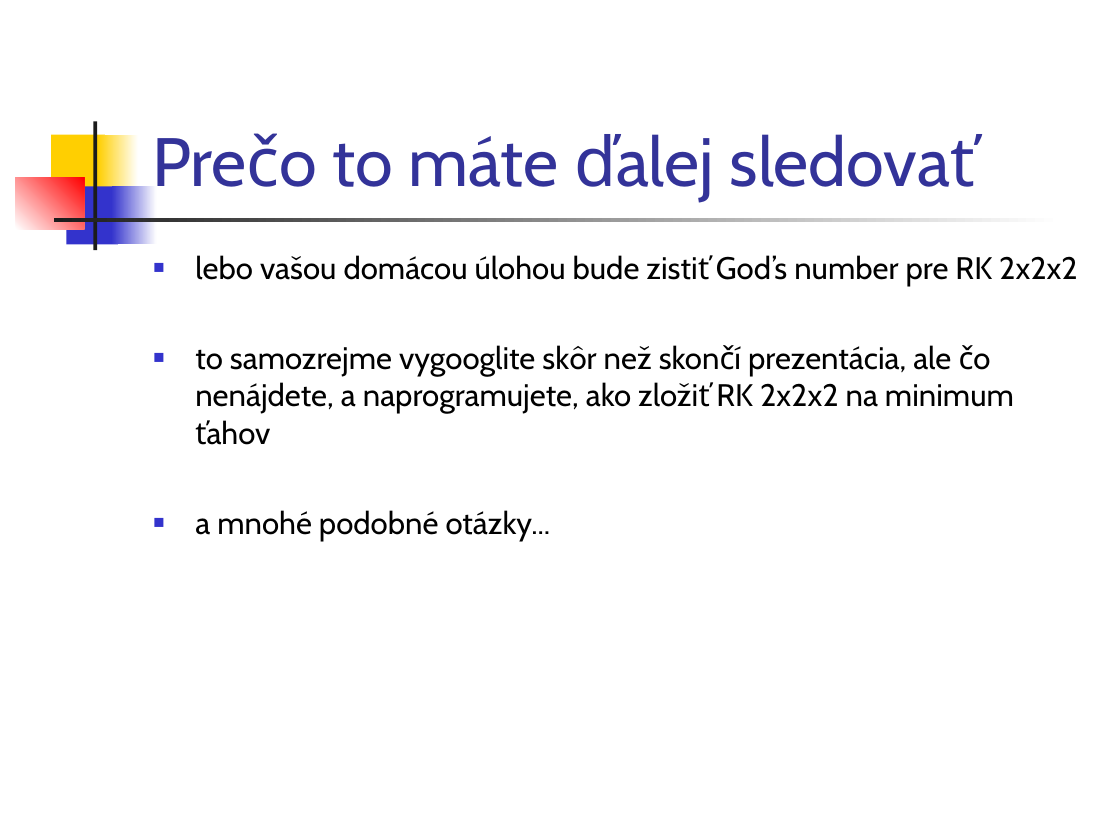
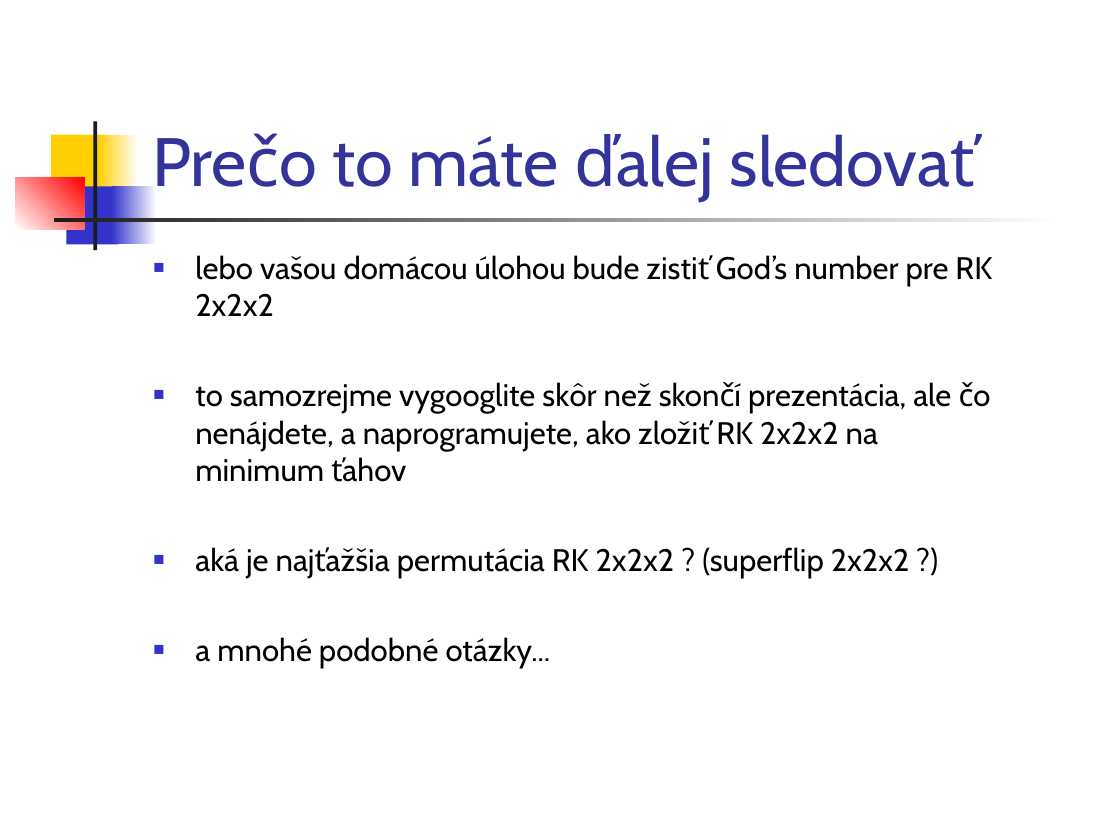
Before and after one commit to paradigmy/Kod, a slide deck: slide 9 of CV09/Rubik.ppt (slide 7 before the commit). Drawn at 1120x840 pixels with LibreOffice and Linux fonts; fonts in the diff are those of the drawing. Boxes give left, top, right and bottom in pixels: in the first picture for what was removed or moved away, otherwise in the second. Text is boxed around its words. In the diff, an @@ line names an element or a change of style, - is before the commit and + after.

```diff
--- a/CV09/Rubik.ppt
+++ b/CV09/Rubik.ppt
@@ text at (x1=195, y1=547, x2=909, y2=579): paragraph added @@
+■ aká je najťažšia permutácia RK 2x2x2 ? (superflip 2x2x2 ?)
```
Also in this commit, not shown: 2 other slides changed, 1 slide added, 1 other file.
